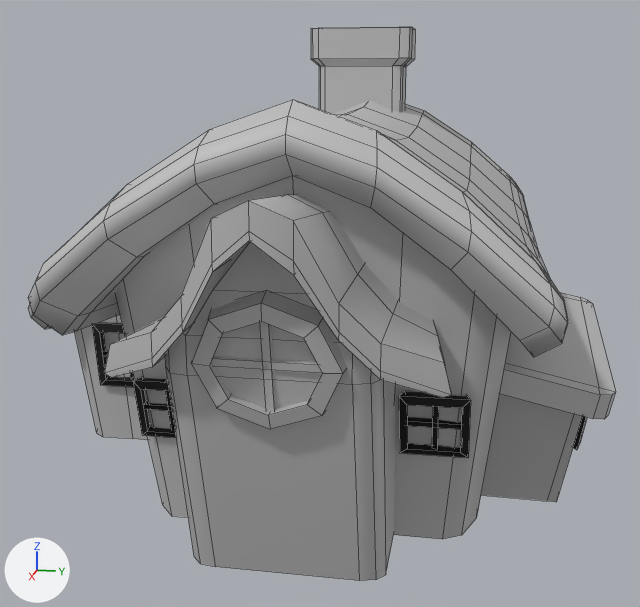
A saved change to the FBX model Assets/Buildings/Medium_House_updated.fbx.
The view is the same before and after, from a 50 mm camera at (0.2886, 0.0496, 0.1123) aimed at (0.032, -0.0017, 0.0481). Every picture has the same lights, and +X, +Y and +Z are marked at lower left. Mesh edges are drawn as thin lines. Where no turn or scale is listed for an object, it has been applied to the vertices.
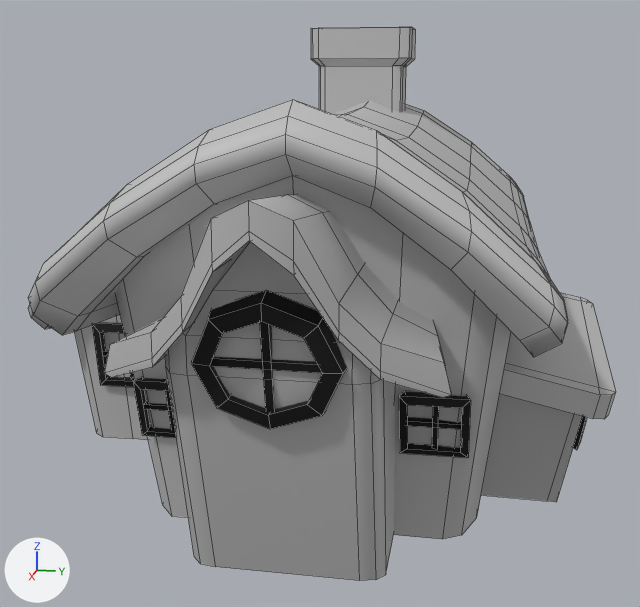
What the commit changed:
me_mesh_001 has 48 vertices, 36 faces and spans x -0.0051..0.0049, y -0.0165..0.0165, z -0.0144..0.0151.
me_mesh_001 no longer uses material mat_lambert1 (grey #bcbcbc).
me_mesh_001 now uses material mat_windows (black #000000).

What differs and where, as boxes [x1, y1, x2, y2] in the pictures (640 x 607 px):
'pCube3', recoloured (grey to black)
    both: [191, 290, 347, 429]
